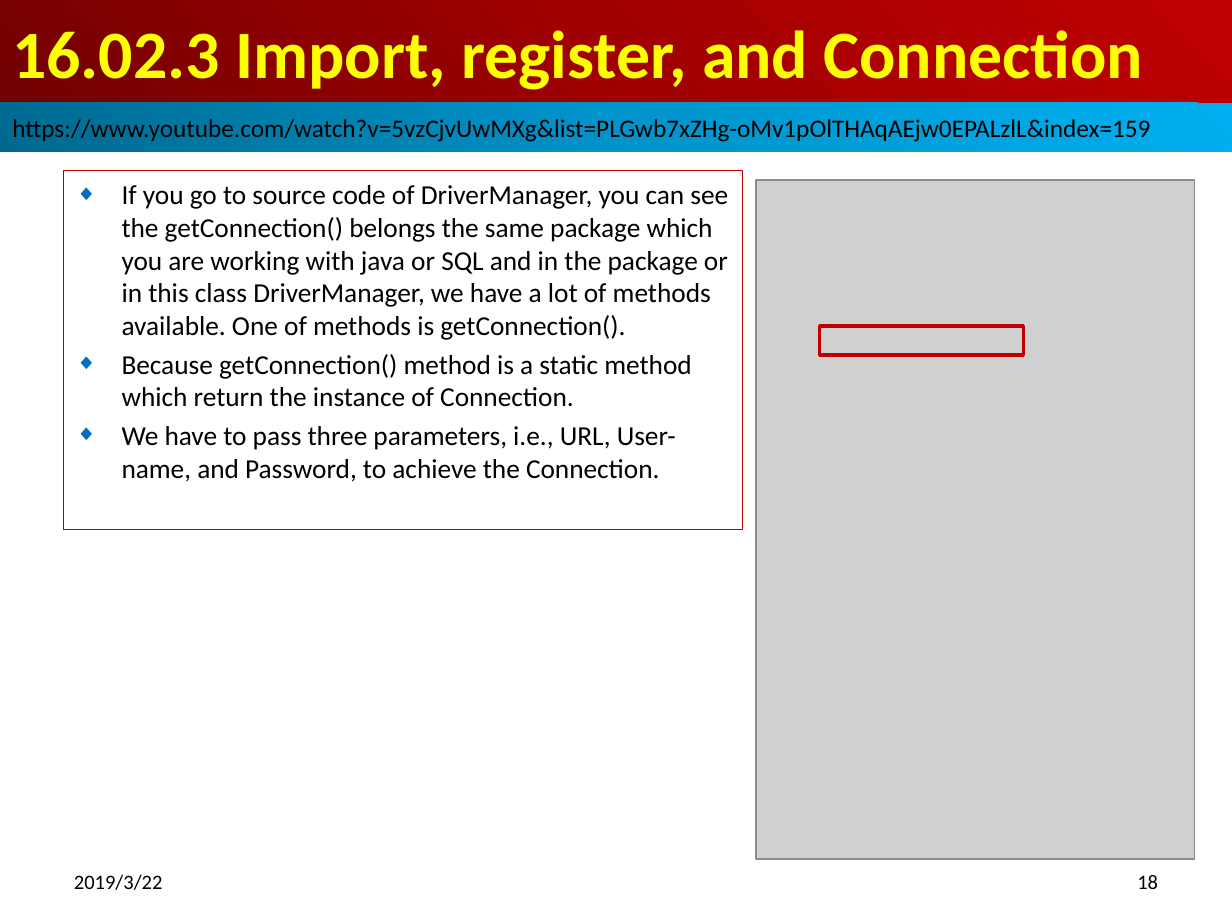
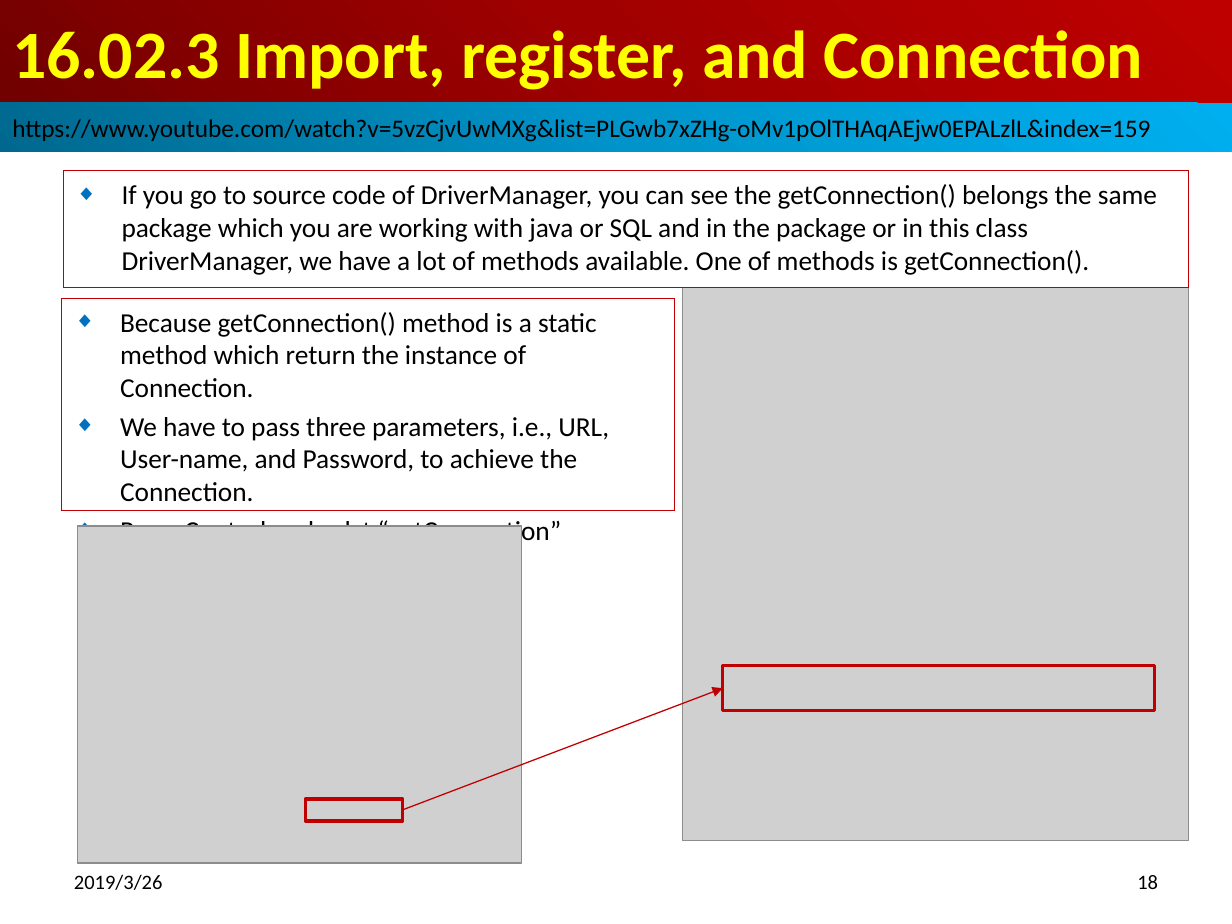
Before and after one commit to peterhchen/100-Java-Topic, a slide deck: slide 18 of 16_01_05_JDBC/ch1602_JDBC_Practice/ch1602_JDBC_Practice.pptx. Drawn at 1232x924 pixels with LibreOffice and Linux fonts; fonts in the diff are those of the drawing; grey boxes stand for pictures. Boxes give left, top, right and bottom in pixels: in the first picture for what was removed or moved away, otherwise in the second. Text is boxed around its words. In the diff, an @@ line names an element or a change of style, - is before the commit and + after.

```diff
--- a/16_01_05_JDBC/ch1602_JDBC_Practice/ch1602_JDBC_Practice.pptx
+++ b/16_01_05_JDBC/ch1602_JDBC_Practice/ch1602_JDBC_Practice.pptx
@@ subtitle "If you go to source ..." resized from (x1=63, y1=171, x2=742, y2=530) to (x1=63, y1=171, x2=1188, y2=287) @@
@@ rectangle added at (x1=62, y1=298, x2=674, y2=510), outline #C00000 0.75 pt, 16 pt, text #000000 @@
+◆ Because getConnection() method is a static method which return the instance of Connection.
+◆ We have to pass three parameters, i.e., URL, User-name, and Password, to achieve the Connection.
+◆ Press Control and selct “getConnection”
@@ picture resized from (x1=756, y1=180, x2=1195, y2=859) to (x1=683, y1=287, x2=1189, y2=840) @@
@@ subtitle at (x1=122, y1=354, x2=691, y2=482): paragraphs removed @@
-◆ Because getConnection() method is a static method which return the instance of Connection.
-◆ We have to pass three parameters, i.e., URL, User-name, and Password, to achieve the Connection.
@@ picture added at (x1=78, y1=526, x2=521, y2=864) @@
@@ arrow added from (403, 809) to (723, 689), #C00000 0.75 pt @@
@@ rectangle resized from (x1=819, y1=326, x2=1023, y2=356) to (x1=723, y1=665, x2=1154, y2=710) @@
@@ rectangle added at (x1=306, y1=798, x2=403, y2=821), outline #C00000 2 pt @@
@@ text at (x1=74, y1=874, x2=163, y2=890): text changed @@
-2019/3/22
+2019/3/26
```
Also in this commit, not shown: 24 other slides changed, 16 slides added, 15 other files.
